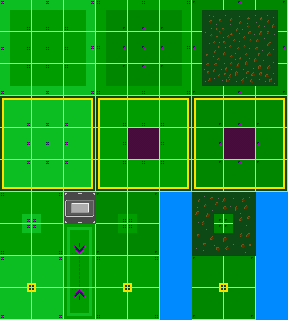
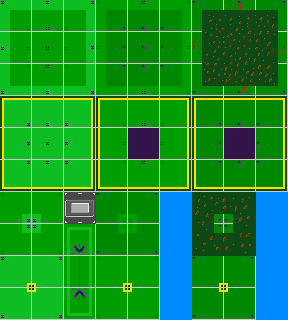
Before/after of a 288×320 layered artwork. What changed in the layer stack:
painted on "Layer" over [193, 5, 284, 92]
